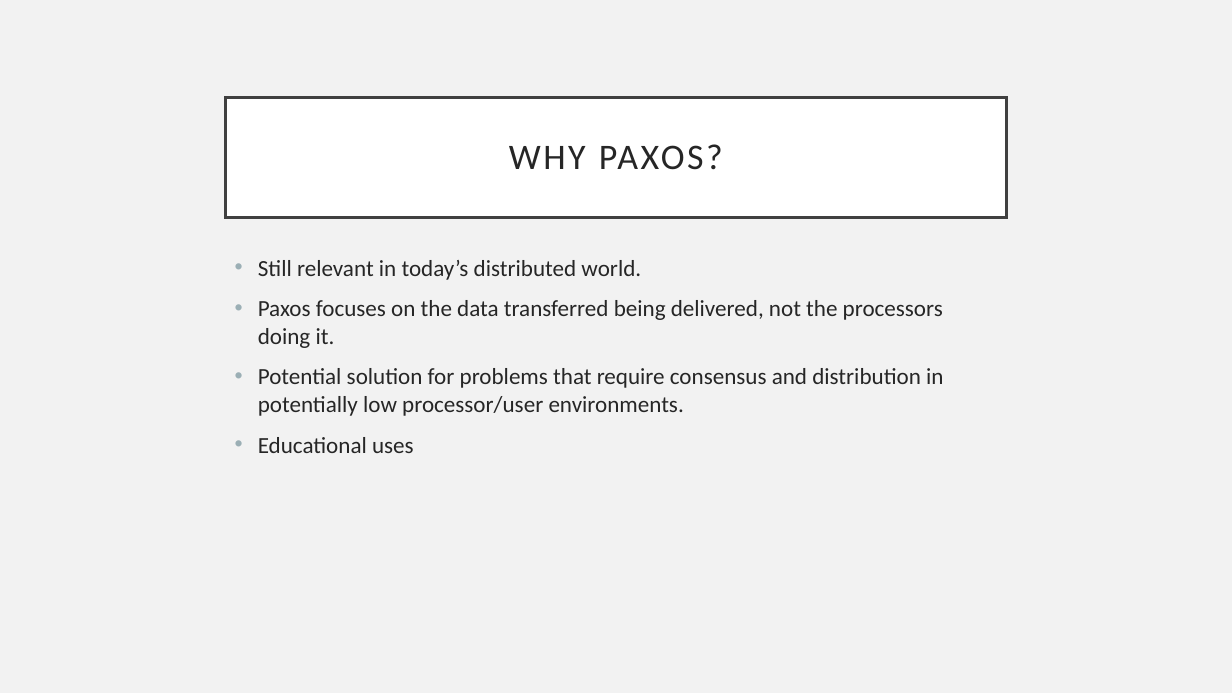
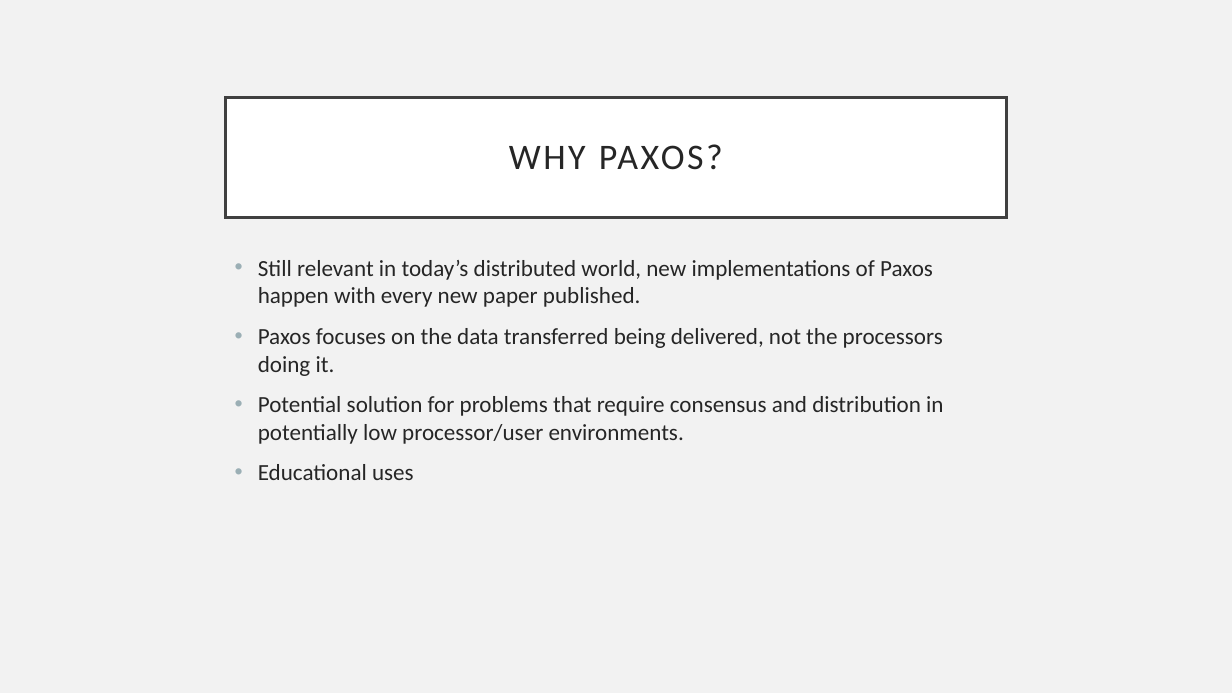
Before and after one commit to CodeFluent/Notes, a slide deck: slide 4 of CS-6220/hw/Grad_Project/Paxos Algorithm.pptx. Drawn at 1232x693 pixels with LibreOffice and Linux fonts; fonts in the diff are those of the drawing. Boxes give left, top, right and bottom in pixels: in the first picture for what was removed or moved away, otherwise in the second. Text is boxed around its words. In the diff, an @@ line names an element or a change of style, - is before the commit and + after.

```diff
--- a/CS-6220/hw/Grad_Project/Paxos Algorithm.pptx
+++ b/CS-6220/hw/Grad_Project/Paxos Algorithm.pptx
@@ text at bbox=[258, 260, 933, 307]: text changed @@
-• Still relevant in today’s distributed world.
+• Still relevant in today’s distributed world, new implementations of Paxos happen with every new paper published.
```
Also in this commit, not shown: 3 other slides changed, 2 other files.
